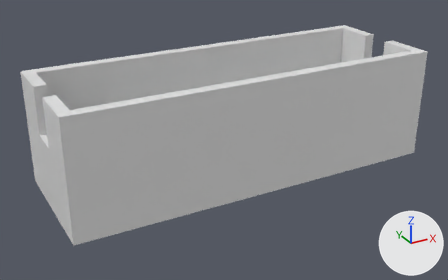
An edit to the Blender file net_box.blend, drawn before and after from the same camera.
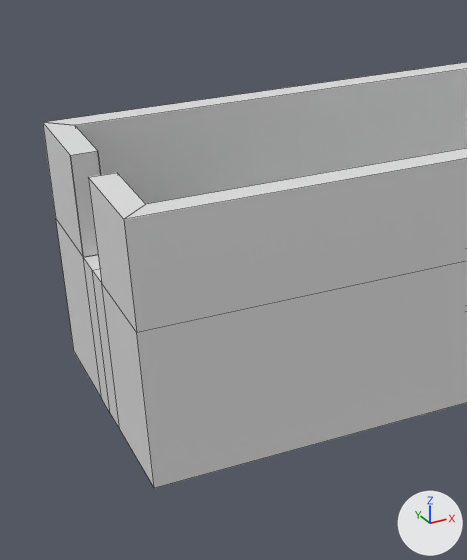
There are two pictures of each version: one whole from a 50 mm camera at (-2.67, -11.65, 7.55) aimed at (4.67, 1.7, 0.87), one close up on the part from 0% to 50% of the width and 5% to 100% of the height. Lighting does not change. The marker at lower right points along +X, +Y and +Z. The close-ups show mesh edges as thin lines. The same objects are shown in both versions, whatever each file hides.
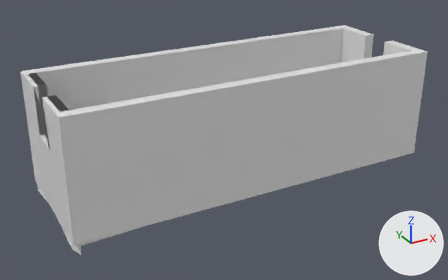
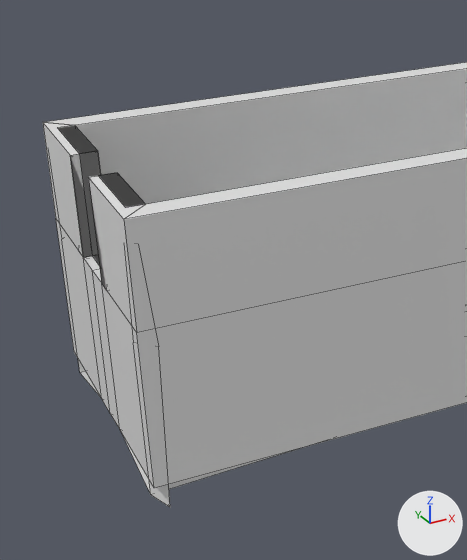
Boxes [x1, y1, x2, y2] around the edits, measured in the close-ups (467 x 560 px):
'Cube', modifiers changed: before [43, 62, 467, 488]; after [43, 62, 467, 507]

The change, as a diff of the scene's bpy script:
```diff
--- a/net_box.blend.py
+++ b/net_box.blend.py
@@ ob_cube @@
 ob_cube.location = (5.0, 1.75, 1.5)
+_m = ob_cube.modifiers.new('实体化', 'SOLIDIFY')
+_m.thickness = 0.2
+_m.use_even_offset = True
```
